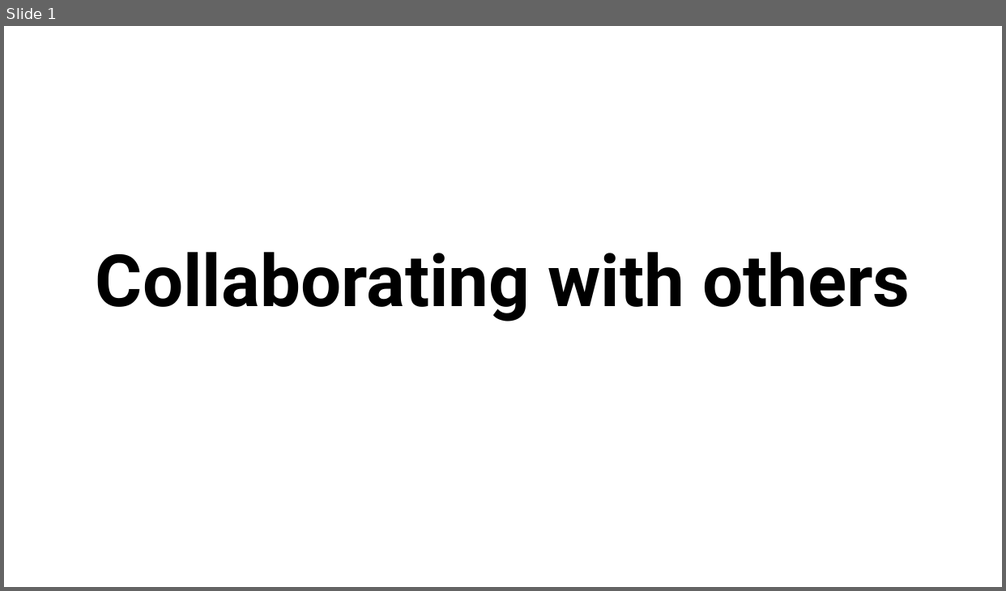
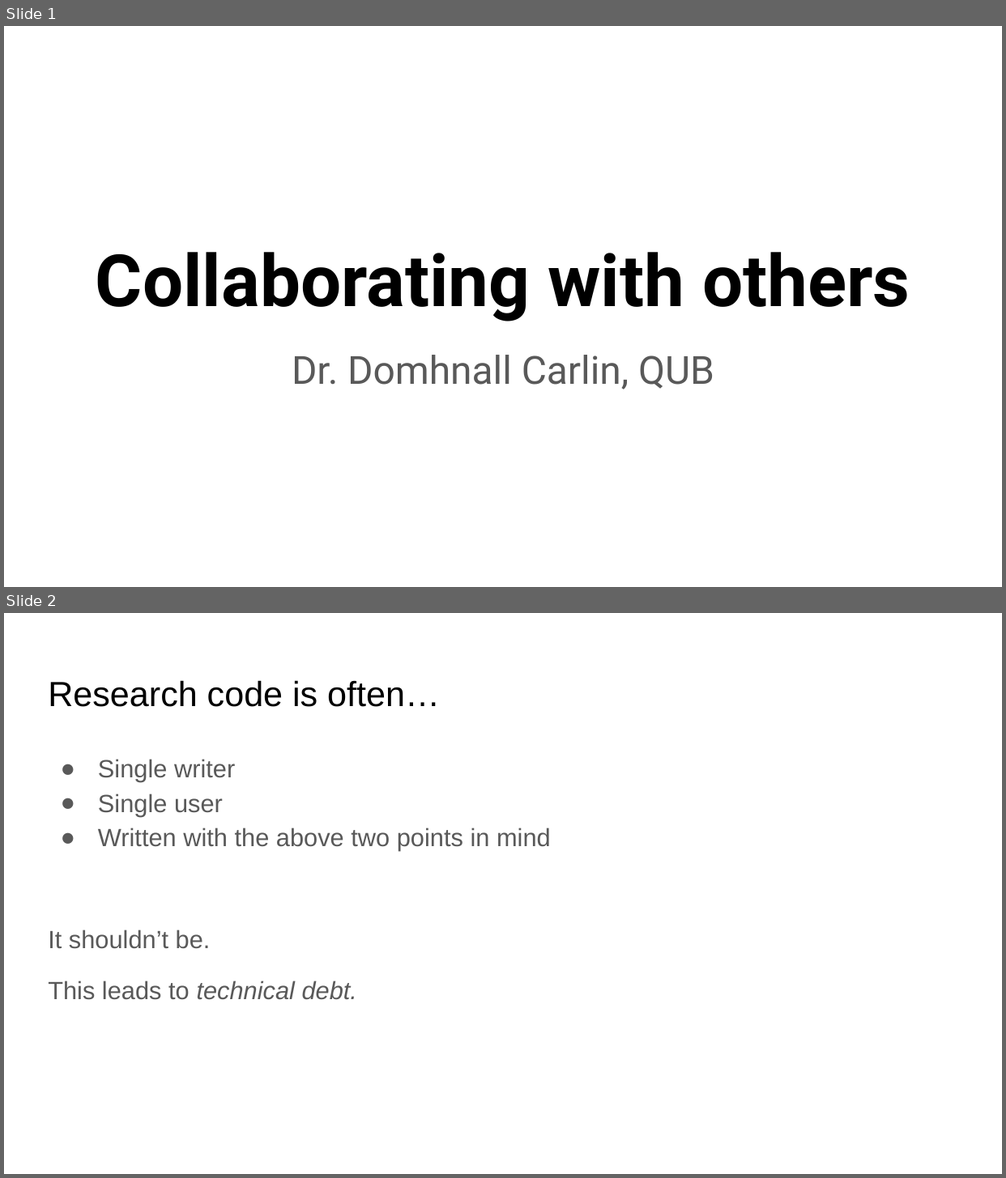
Before and after one commit to RSE-NI/qub-eeecs-python, a slide deck: 12_Collaborating with others.pptx. Shown one above the other, each under a label of ours: slide 1 before the commit, slides 1 and 2 after it. The pictures are 1006x591 and 1006x1178 pixels, drawn with LibreOffice and Linux fonts; fonts in the diff are those of the drawing. Boxes give left, top, right and bottom in pixels: in the first picture for what was removed or moved away, otherwise in the second. Text is boxed around its words. In the diff, an @@ line names an element or a change of style, - is before the commit and + after.

```diff
--- a/12_Collaborating with others.pptx
+++ b/12_Collaborating with others.pptx
@@ slide 2 added at box(4, 613, 1002, 1174), background #FFFFFF @@
@@ title added at box(48, 680, 440, 707), 25.2 pt, text #000000 @@
+Research code is often…
@@ text added at box(48, 759, 551, 1000), 18 pt, text #595959 @@
+● Single writer
+● Single user
+● Written with the above two points in mind
+It shouldn’t be.
+This leads to technical debt.
@@ slide 1 changed as well @@
@@ subtitle added at box(292, 355, 714, 390), 28 pt, text #595959 @@
+Dr. Domhnall Carlin, QUB
```
Also in this commit, not shown: 5 other slides added, 6 other files.
